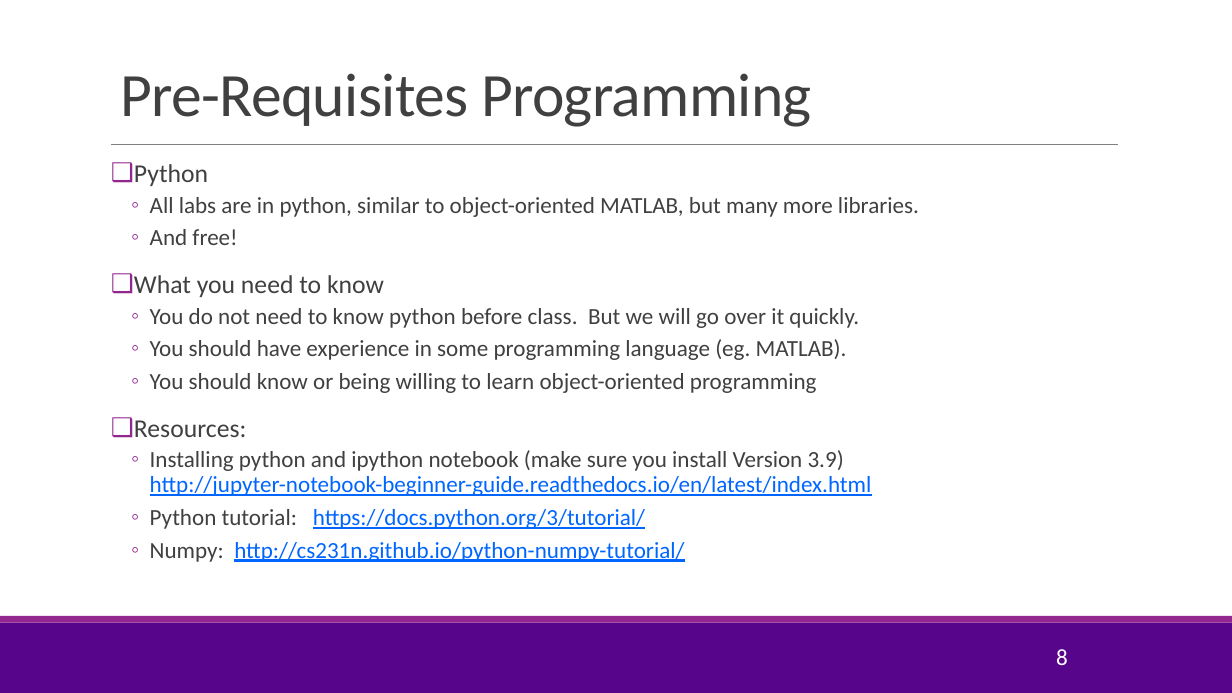
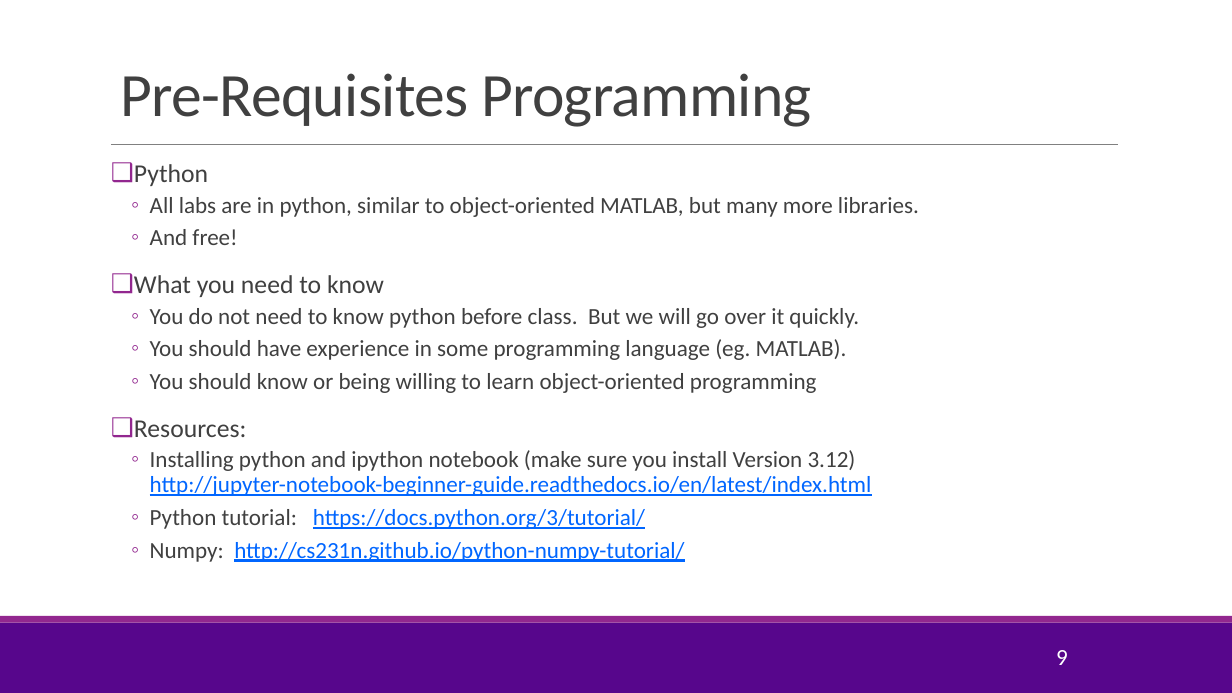
Before and after one commit to sdrangan/introml, a slide deck: slide 9 of lectures/CourseAdmin.pptx (slide 8 before the commit). Drawn at 1232x693 pixels with LibreOffice and Linux fonts; fonts in the diff are those of the drawing; background and template pictures are left out. Boxes give left, top, right and bottom in pixels: in the first picture for what was removed or moved away, otherwise in the second. Text is boxed around its words. In the diff, an @@ line names an element or a change of style, - is before the commit and + after.

```diff
--- a/lectures/CourseAdmin.pptx
+++ b/lectures/CourseAdmin.pptx
@@ text at (x1=150, y1=450, x2=872, y2=496): text changed @@
-  ◦ Installing python and ipython notebook (make sure you install Version 3.9)
-    http://jupyter-notebook-beginner-guide.readthedocs.io/en/latest/index.html
+  ◦ Installing python and ipython notebook (make sure you install Version 3.12)
+    http://jupyter-notebook-beginner-guide.readthedocs.io/en/latest/index.html
@@ page number at (x1=1056, y1=650, x2=1068, y2=665): text changed @@
-8
+9
```
Also in this commit, not shown: 3 other slides changed, 2 slides added, 1 slide removed, 3 other files.
